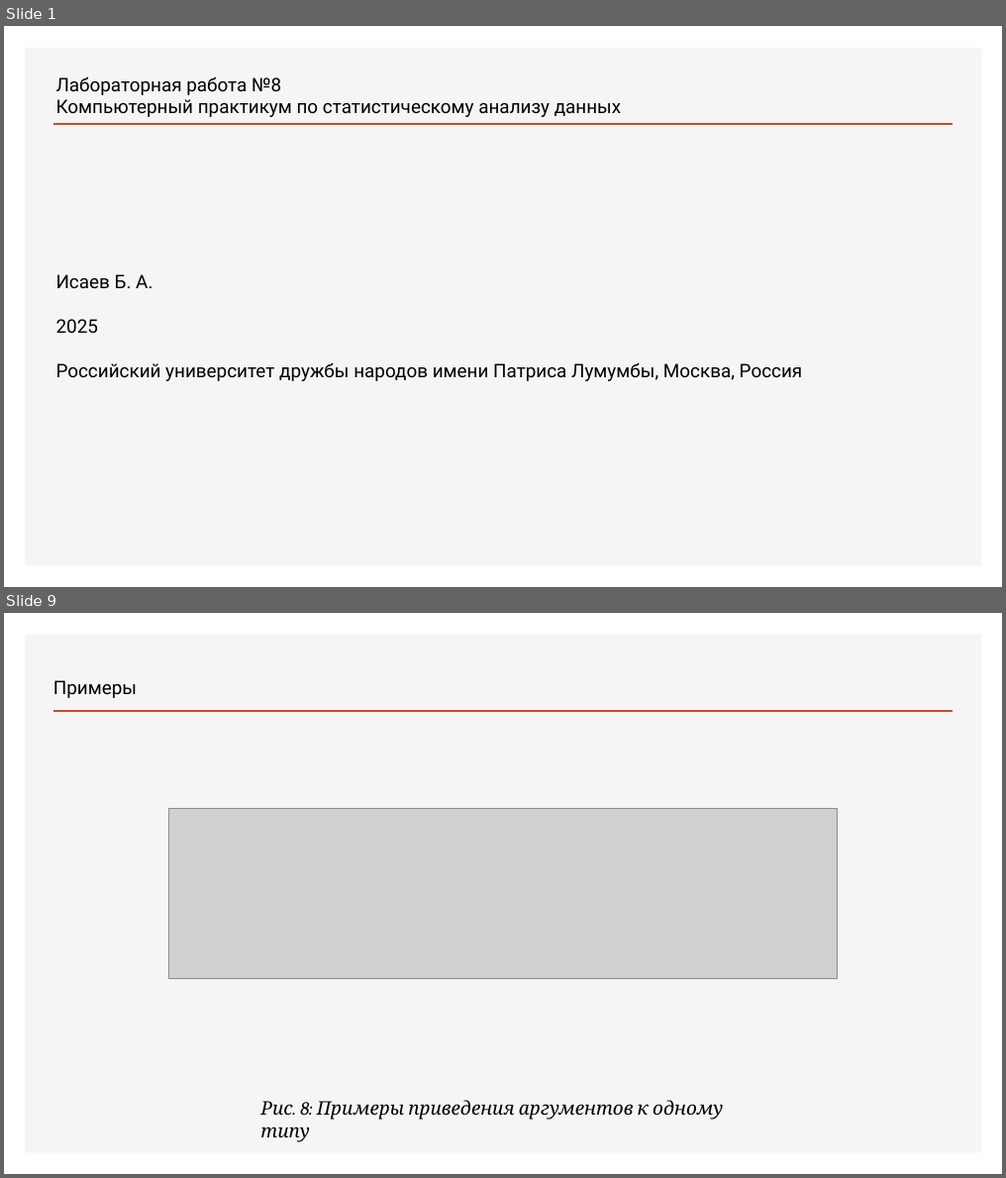
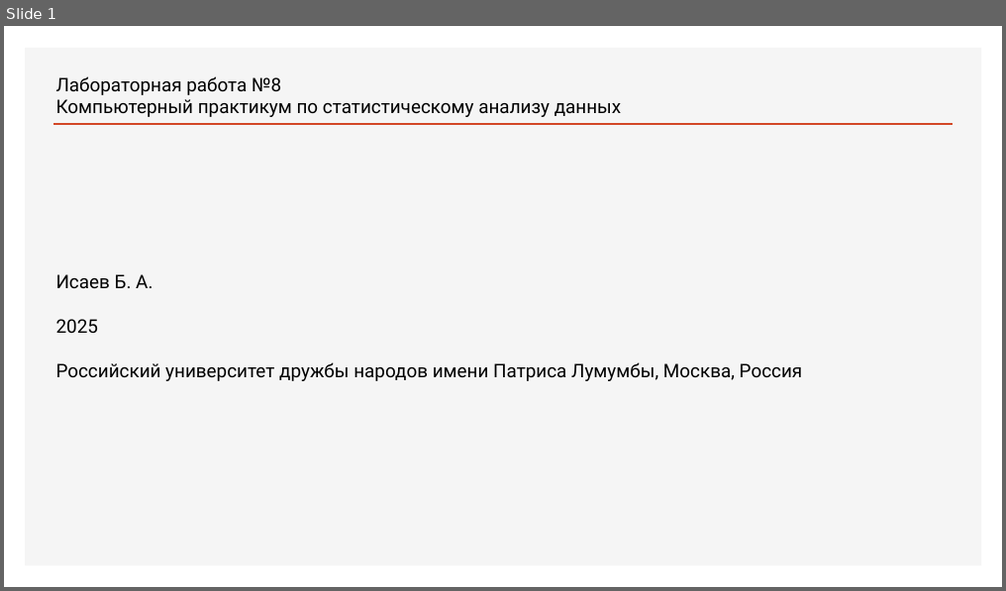
Before and after one commit to bulat-abubakarovich-isaev/K, a slide deck: lab8/presentation/presentation.pptx. Shown one above the other, each under a label of ours: slides 1 and 9 before the commit, slide 1 after it; the slides between them are not shown. The pictures are 1006x1178 and 1006x591 pixels, drawn with LibreOffice and Linux fonts; fonts in the diff are those of the drawing; grey boxes stand for pictures. Boxes give left, top, right and bottom in pixels: in the first picture for what was removed or moved away, otherwise in the second. Text is boxed around its words. In the diff, an @@ line names an element or a change of style, - is before the commit and + after.

```diff
--- a/lab8/presentation/presentation.pptx
+++ b/lab8/presentation/presentation.pptx
@@ slide 9 removed at (4, 613, 1002, 1174), background #FFFFFF; not listed: 2 template elements that a slide beside it also shows @@
@@ text removed at (54, 680, 137, 698) @@
-Примеры
@@ picture removed at (168, 808, 838, 978) @@
@@ text removed at (260, 1100, 723, 1143) @@
-Рис. 8: Примеры приведения аргументов к одному типу
```
Also in this commit, not shown: 4 slides changed, 15 slides added, 12 other slides removed, 3 other files.
